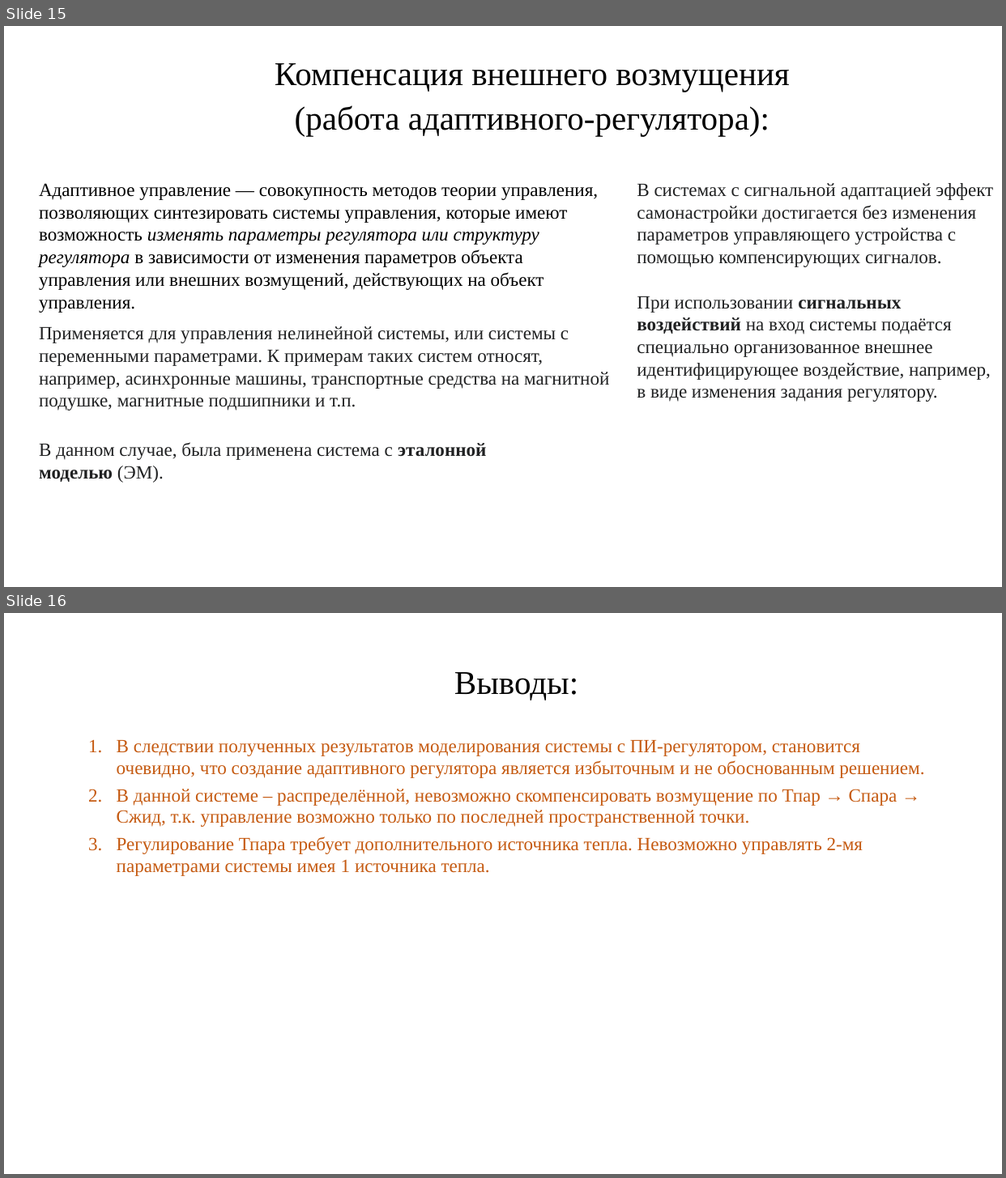
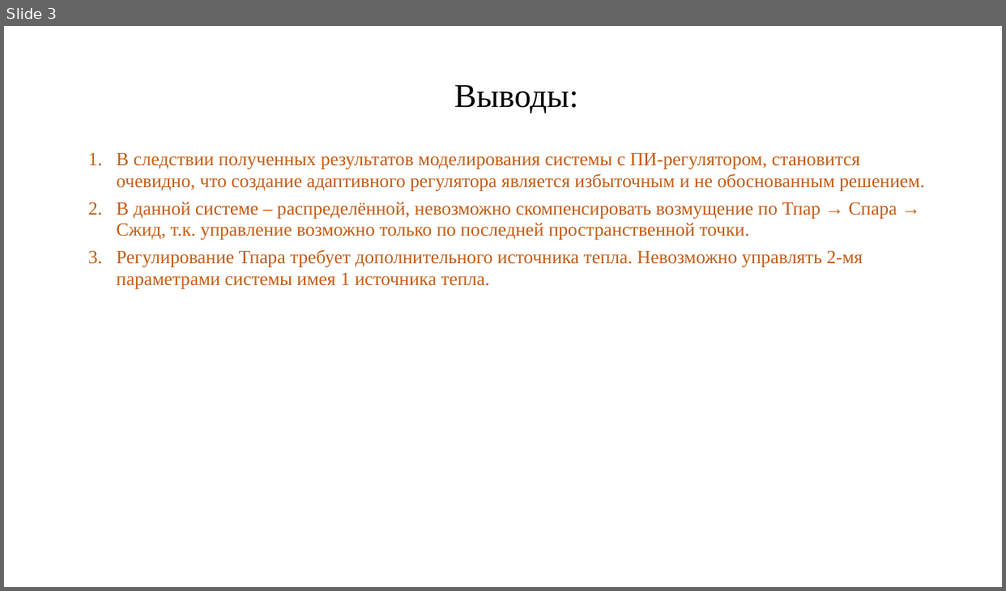
Before and after one commit to Rivares/Ph.D, a slide deck: 0_Docs_dir/3_General/6 семестр/НИД 6 семестр.pptx. Shown one above the other, each under a label of ours: slides 15 and 16 before the commit, slide 3 after it. The pictures are 1006x1178 and 1006x591 pixels, drawn with LibreOffice and Linux fonts; fonts in the diff are those of the drawing. Boxes give left, top, right and bottom in pixels: in the first picture for what was removed or moved away, otherwise in the second. Text is boxed around its words. In the diff, an @@ line names an element or a change of style, - is before the commit and + after.

```diff
--- a/0_Docs_dir/3_General/6 семестр/НИД 6 семестр.pptx
+++ b/0_Docs_dir/3_General/6 семестр/НИД 6 семестр.pptx
@@ slide 15 removed at [4,26,1002,587], background #FFFFFF @@
@@ text removed at [275,63,790,136] @@
-Компенсация внешнего возмущения
-(работа адаптивного-регулятора):
@@ text removed at [39,183,598,313] @@
-Адаптивное управление — совокупность методов теории управления, позволяющих синтезировать системы управления, которые имеют возможность изменять параметры регулятора или структуру регулятора в зависимости от изменения параметров объекта управления или внешних возмущений, действующих на объект управления.
@@ text removed at [637,183,993,402] @@
-В системах с сигнальной адаптацией эффект самонастройки достигается без изменения параметров управляющего устройства с помощью компенсирующих сигналов.
-При использовании сигнальных воздействий на вход системы подаётся специально организованное внешнее идентифицирующее воздействие, например, в виде изменения задания регулятору.
@@ text removed at [39,327,609,411] @@
-Применяется для управления нелинейной системы, или системы с переменными параметрами. К примерам таких систем относят, например, асинхронные машины, транспортные средства на магнитной подушке, магнитные подшипники и т.п.
@@ text removed at [39,442,486,483] @@
-В данном случае, была применена система с эталонной моделью (ЭМ).
@@ what was slide 16 is now slide 3 @@
```
Also in this commit, not shown: 1 slide changed, 13 other slides removed, 5 other files.
